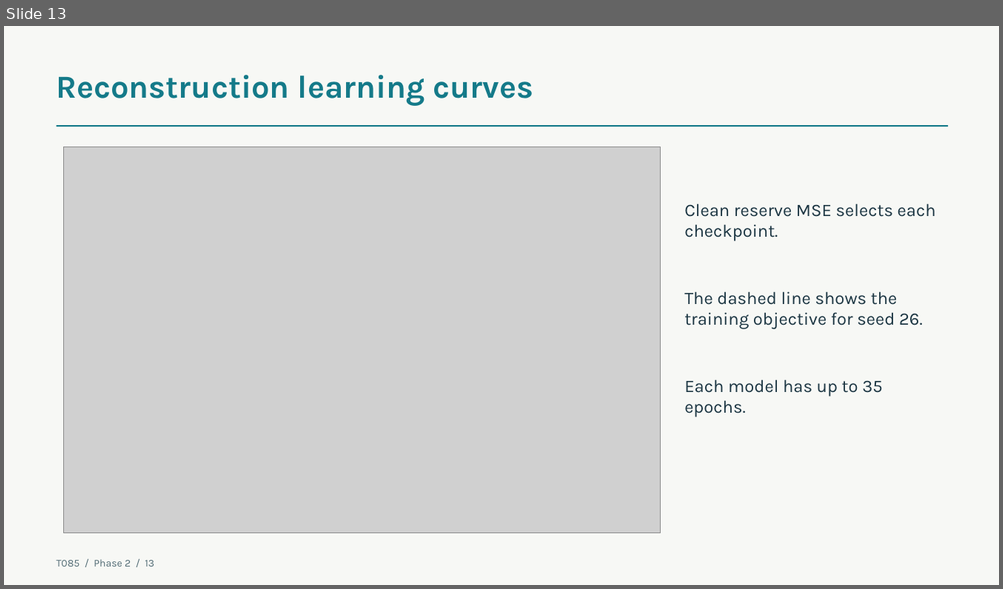
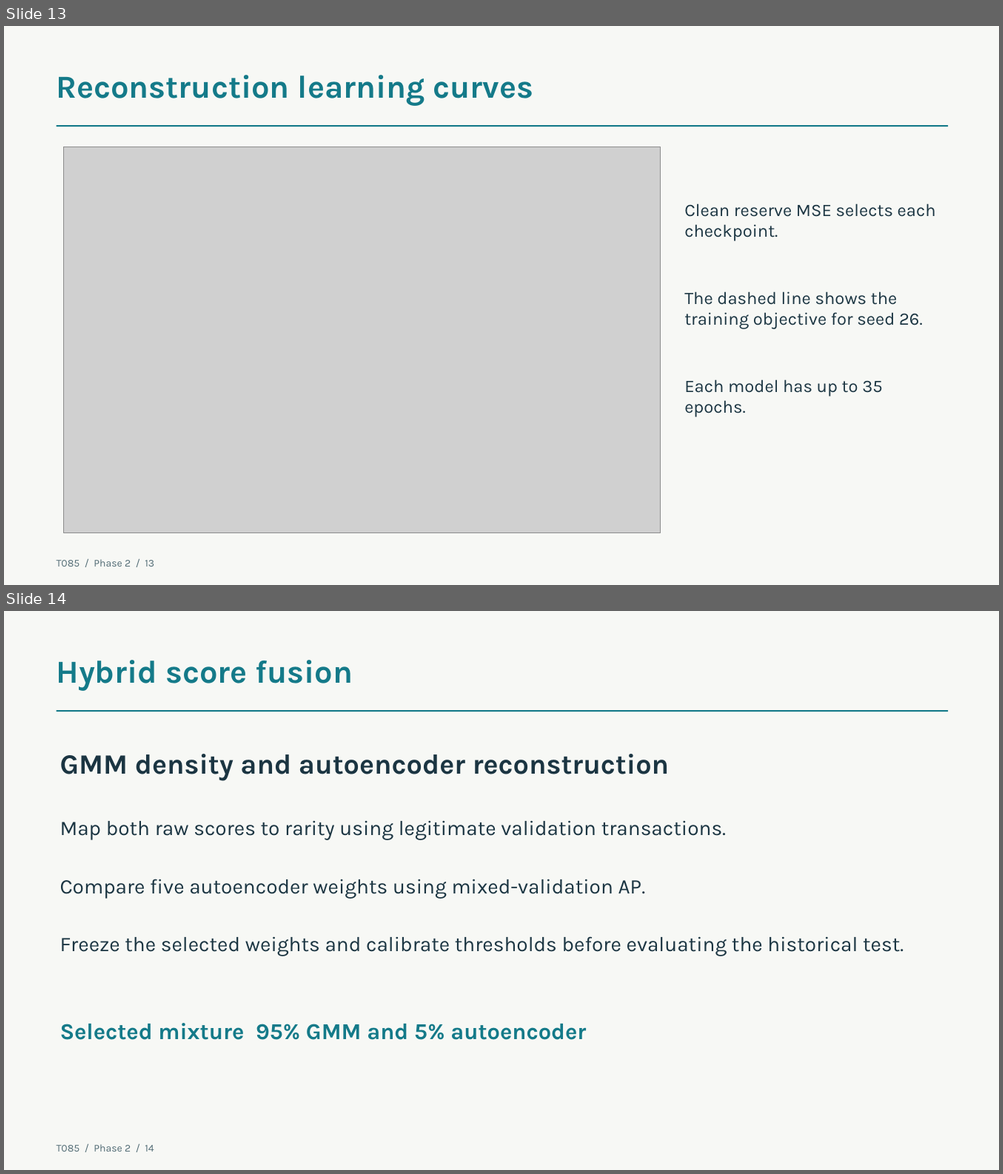
Before and after one commit to aaditya599fx/T085-CardFraudTriage-AML-Phase1, a slide deck: docs/phase2/T085_Phase2.pptx. Shown one above the other, each under a label of ours: slide 13 before the commit, slides 13 and 14 after it. The pictures are 1003x589 and 1003x1174 pixels, drawn with LibreOffice and Linux fonts; fonts in the diff are those of the drawing; grey boxes stand for pictures. Boxes give left, top, right and bottom in pixels: in the first picture for what was removed or moved away, otherwise in the second. Text is boxed around its words. In the diff, an @@ line names an element or a change of style, - is before the commit and + after.

Commit message:
Add validation-selected Phase 2 hybrid fraud scoring

```diff
--- a/docs/phase2/T085_Phase2.pptx
+++ b/docs/phase2/T085_Phase2.pptx
@@ slide 14 added at [4,611,999,1170], background #F7F8F5 @@
@@ text added at [57,660,353,691], 31 pt, text #147A89, bold @@
+Hybrid score fusion
@@ line added from (57, 711) to (948, 711), #147A89 1.35 pt @@
@@ text added at [60,754,669,780], 27 pt, text #1B3542, bold @@
+GMM density and autoencoder reconstruction
@@ text added at [60,820,726,840], 20 pt, text #1B3542 @@
+Map both raw scores to rarity using legitimate validation transactions.
@@ text added at [60,879,646,899], 20 pt, text #1B3542 @@
+Compare five autoencoder weights using mixed-validation AP.
@@ text added at [60,937,903,957], 20 pt, text #1B3542 @@
+Freeze the selected weights and calibrate thresholds before evaluating the historical test.
@@ text added at [60,1023,586,1040], 22 pt, text #147A89, bold @@
+Selected mixture 95% GMM and 5% autoencoder
@@ text added at [57,1145,153,1152], 10 pt, text #526C75 @@
+T085 / Phase 2 / 14
```
Also in this commit, not shown: 1 slide changed, 1 other slide added, 16 other files.
